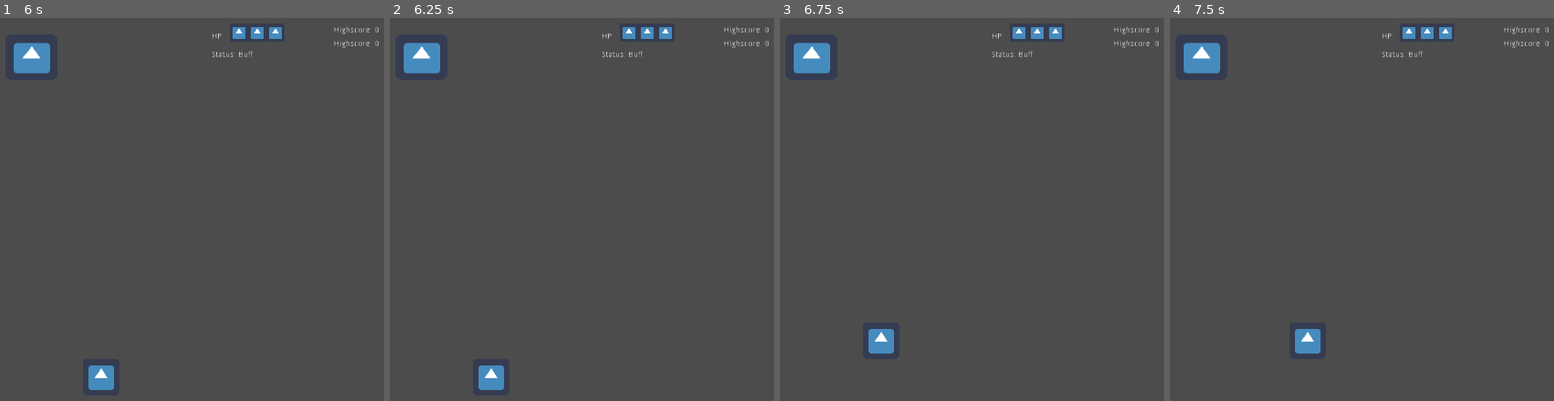
Above: before the commit, frames 1-4 (left to right).
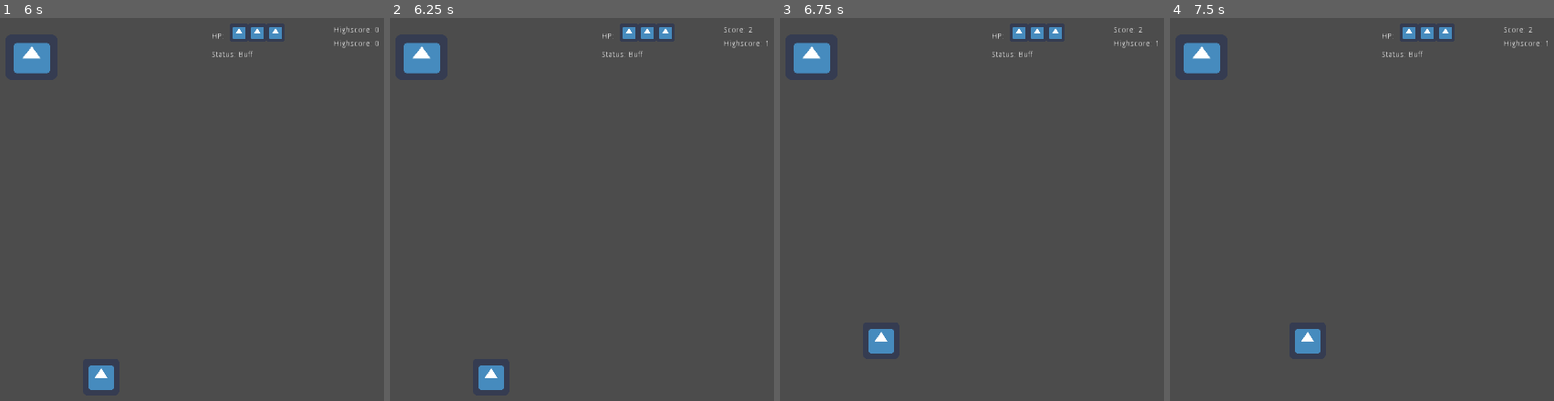
Above: after the commit, the same moments.

Repository: elonsquidion/Fall-into-the-Red-Herring
Game: Godot game, scene res://Scenes/main.tscn
Two runs of this game, one before a commit and one after it. Both use one fixed random seed, a clock stepped at 60 frames per second and the inputs below. The engine's default icon, where the game draws it, is replaced by a stand-in: a white triangle on a blue panel in a dark square.
Inputs:
- Up to frame 1 (6 s): tap Enter at 0.5, 2, 3.5 s; hold D (right) 0.53-1.28 s; tap Space (activate_buff) at 0.6, 1.25, 1.35, 2.1, 2.75, 2.85, 3.6, 4.25, 4.35, 5.1, 5.85 s; hold S (down) 1.28-2.03 s; hold D (right) 2.03-2.78 s; hold W (up) 2.78-3.53 s; hold A (left) 3.53-5.03 s; hold S (down) 5.03-5.78 s; hold D (right) from 5.78 s (still down)
- Up to frame 2 (6.25 s): keep holding D (right)
- Up to frame 3 (6.75 s): release D (right) at 6.53 s; hold W (up) from 6.53 s (still down); tap Space (activate_buff) at 6.6 s
- Up to frame 4 (7.5 s): release W (up) at 7.28 s; hold D (right) from 7.28 s (still down); tap Space (activate_buff) at 7.35 s

Frame 1 is identical in both runs. In frame 2, less than 0.1% of the frame differs, in the area x 86-99%, y 2-8%; in frame 3, less than 0.1%; in frame 4, less than 0.1%.

Commit message:
toxic bug
timernya di autostart biar bisa jalan otomatis

Diff:
--- a/src/Assets/Script/Toxic.gd
+++ b/src/Assets/Script/Toxic.gd
@@ -13,10 +13,10 @@
 func _ready():
 	var player_instance = player.instance()
 # warning-ignore:return_value_discarded
-	connect("body_entered", player_instance, "take_damage", [1])
-	hit_area.connect("body_entered", player_instance, "add_point", [1])
+	connect("body_entered", player_instance, "take_damage", [2])
+	hit_area.connect("body_entered", player_instance, "add_point", [2])
 	timer.connect("timeout", self, "toxic_stop")
-	timer.start(1)
+	timer.start(0.1)
 
 func toxic_stop():
 	position.y += 64
--- a/src/Scenes/Toxic_att.tscn
+++ b/src/Scenes/Toxic_att.tscn
@@ -18,3 +18,6 @@
 
 [node name="Timer" type="Timer" parent="."]
 wait_time = 5.0
+autostart = true
+
+[connection signal="timeout" from="Timer" to="." method="_on_Timer_timeout"]
